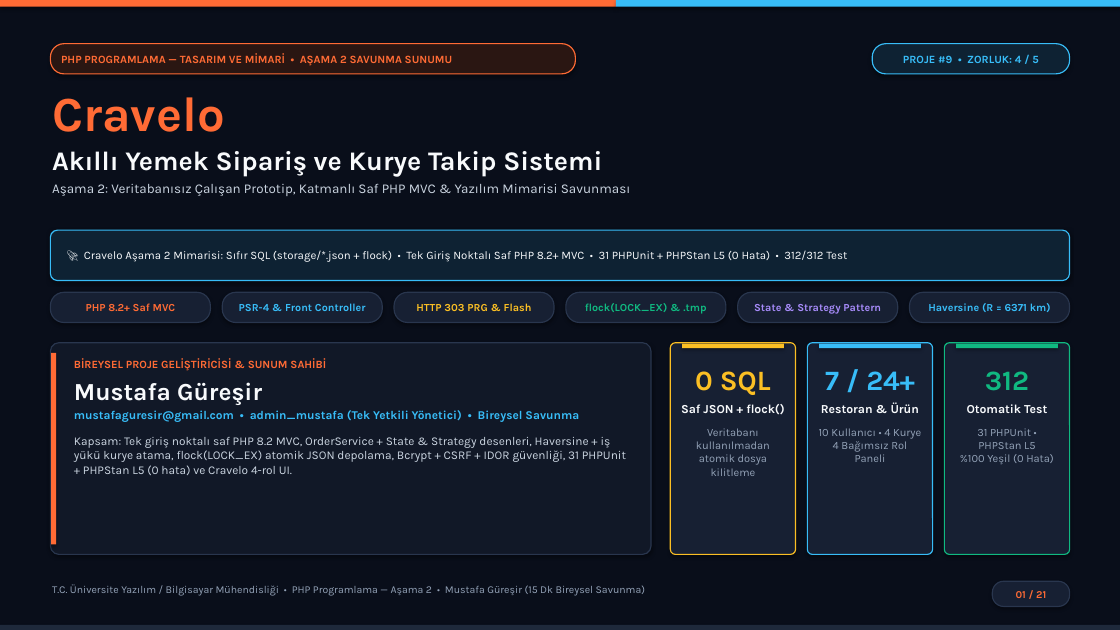
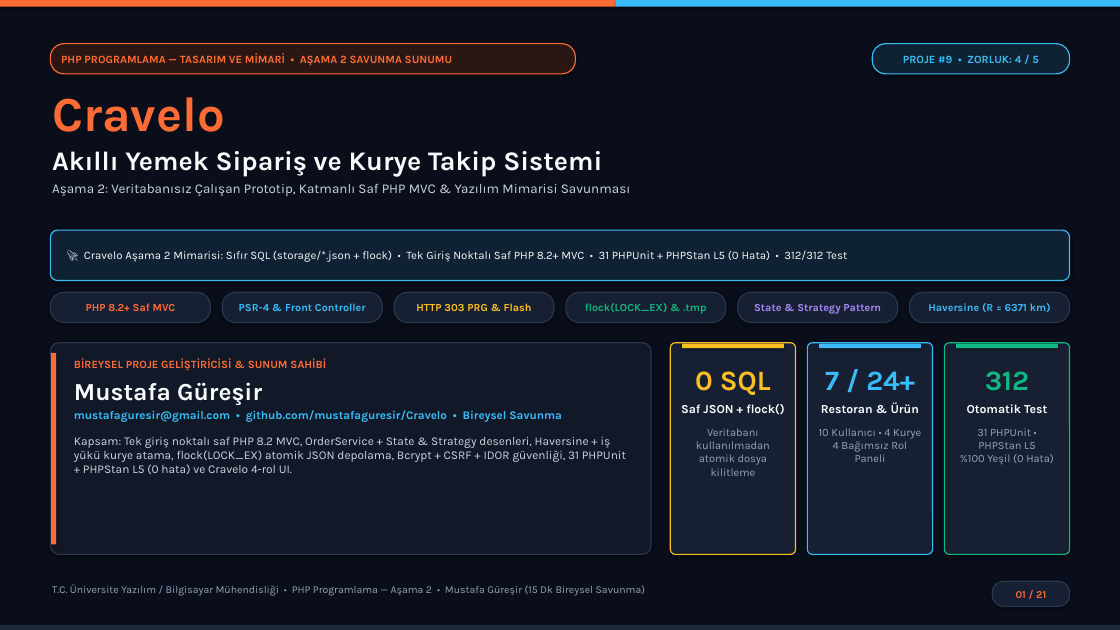
Before and after one commit to mustafaguresir/Cravelo, a slide deck: slide 1 of Cravelo_Asama2_Sunum.pptx. Drawn at 1120x630 pixels with LibreOffice and Linux fonts; fonts in the diff are those of the drawing. Boxes give left, top, right and bottom in pixels: in the first picture for what was removed or moved away, otherwise in the second. Text is boxed around its words. In the diff, an @@ line names an element or a change of style, - is before the commit and + after.

Commit message:
Cravelo guncelleme: Google Haritalar siparis takibi, ulke kodlu telefon siniri, siparis kaliciligi ve guncel sunum

```diff
--- a/Cravelo_Asama2_Sunum.pptx
+++ b/Cravelo_Asama2_Sunum.pptx
@@ text at (x1=74, y1=410, x2=562, y2=422): text changed; size 10.2 to 10 pt @@
-mustafaguresir@gmail.com • admin_mustafa (Tek Yetkili Yönetici) • Bireysel Savunma
+mustafaguresir@gmail.com • github.com/mustafaguresir/Cravelo • Bireysel Savunma
```
Also in this commit, not shown: 1 other slide changed.
